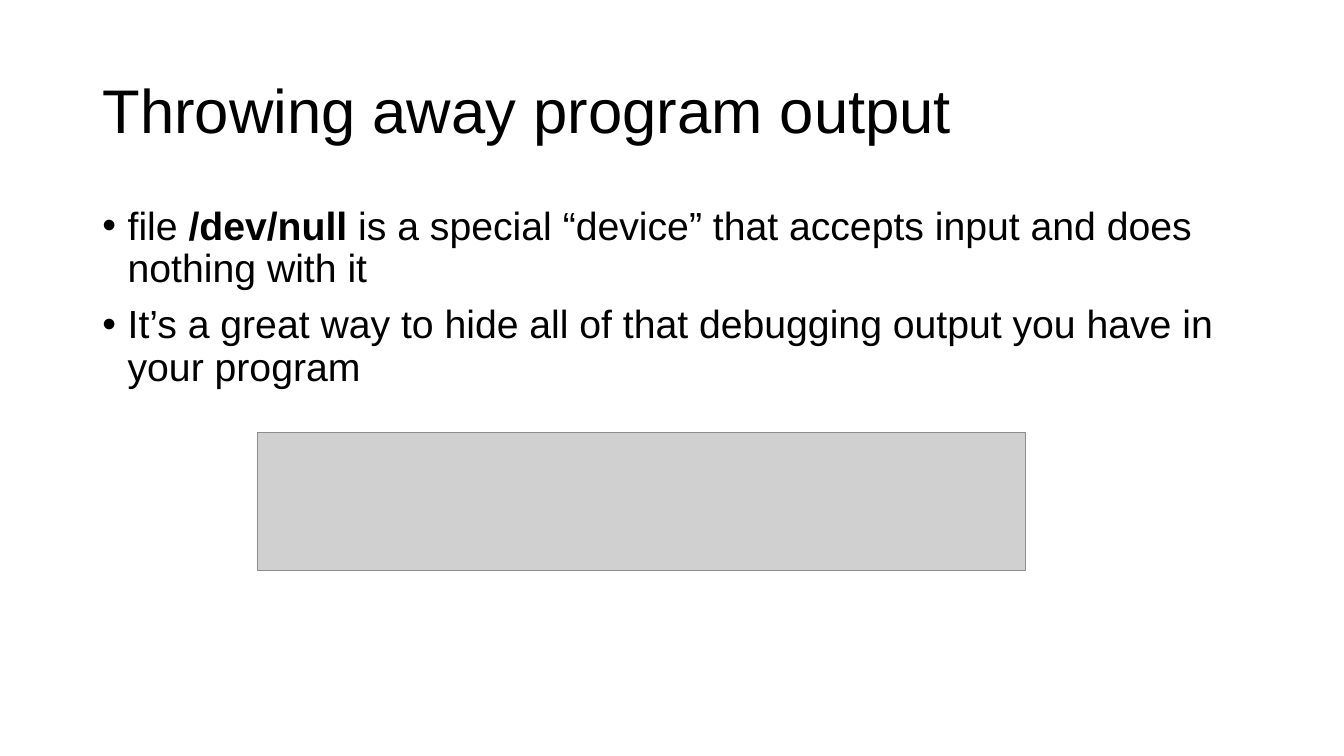
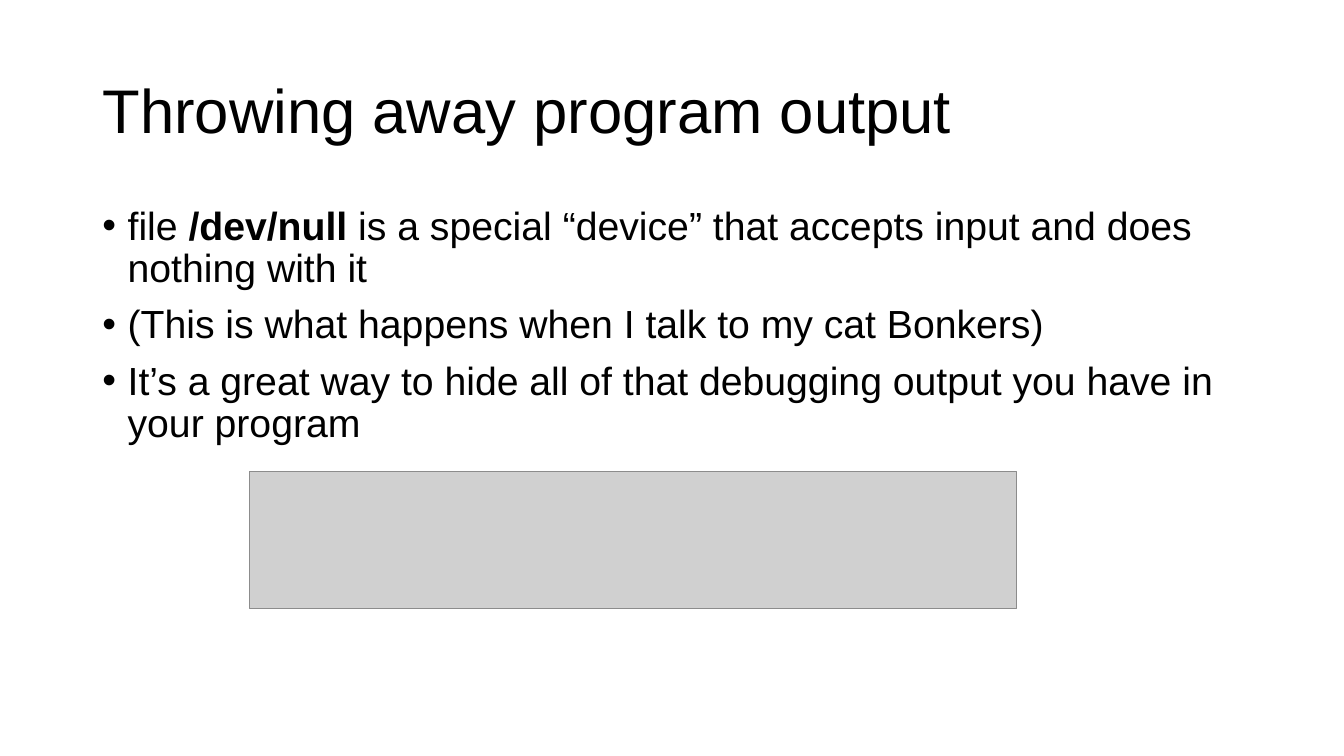
Before and after one commit to parrt/msds692, a slide deck: slide 10 of notes/streams.pptx (slide 9 before the commit). Drawn at 1344x756 pixels with LibreOffice and Linux fonts; fonts in the diff are those of the drawing; grey boxes stand for pictures; background and template pictures are left out. Boxes give left, top, right and bottom in pixels: in the first picture for what was removed or moved away, otherwise in the second. Text is boxed around its words. In the diff, an @@ line names an element or a change of style, - is before the commit and + after.

```diff
--- a/notes/streams.pptx
+++ b/notes/streams.pptx
@@ text at <box>128,309,1044,346</box>: paragraph added @@
+• (This is what happens when I talk to my cat Bonkers)
@@ picture: place and size @@
-picture at <box>258,433,1026,570</box>
+picture at <box>249,472,1017,609</box>
```
Also in this commit, not shown: 6 other slides changed, 1 slide added, 2 other files.
